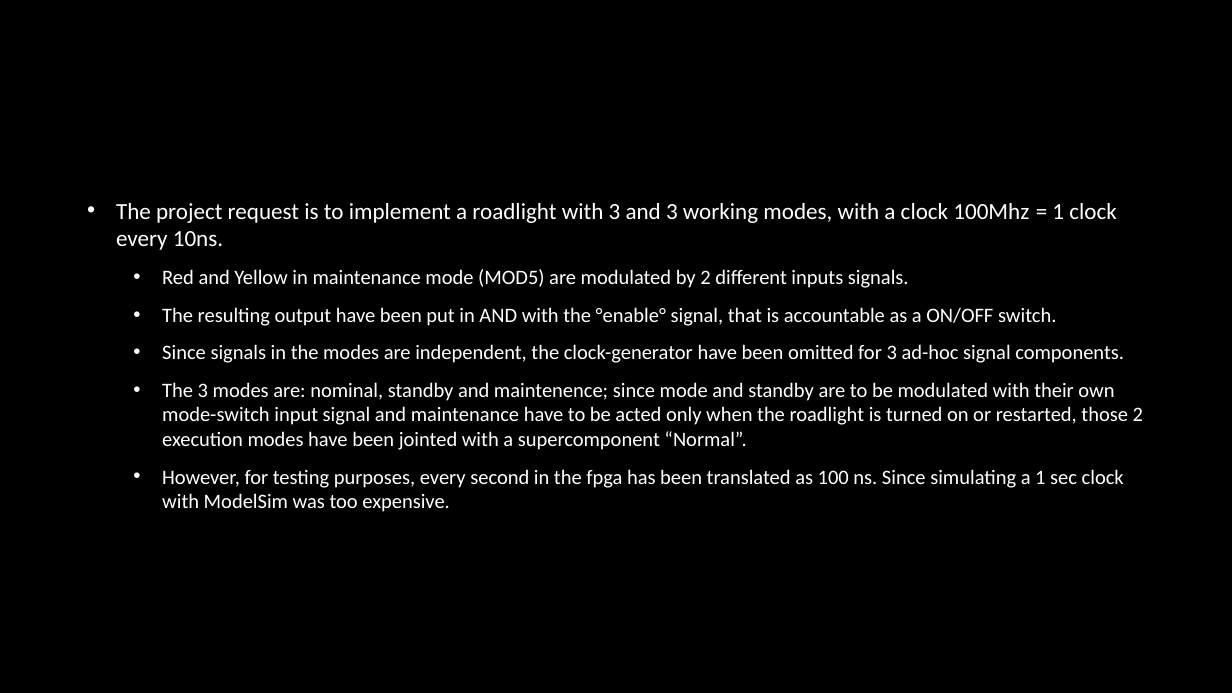
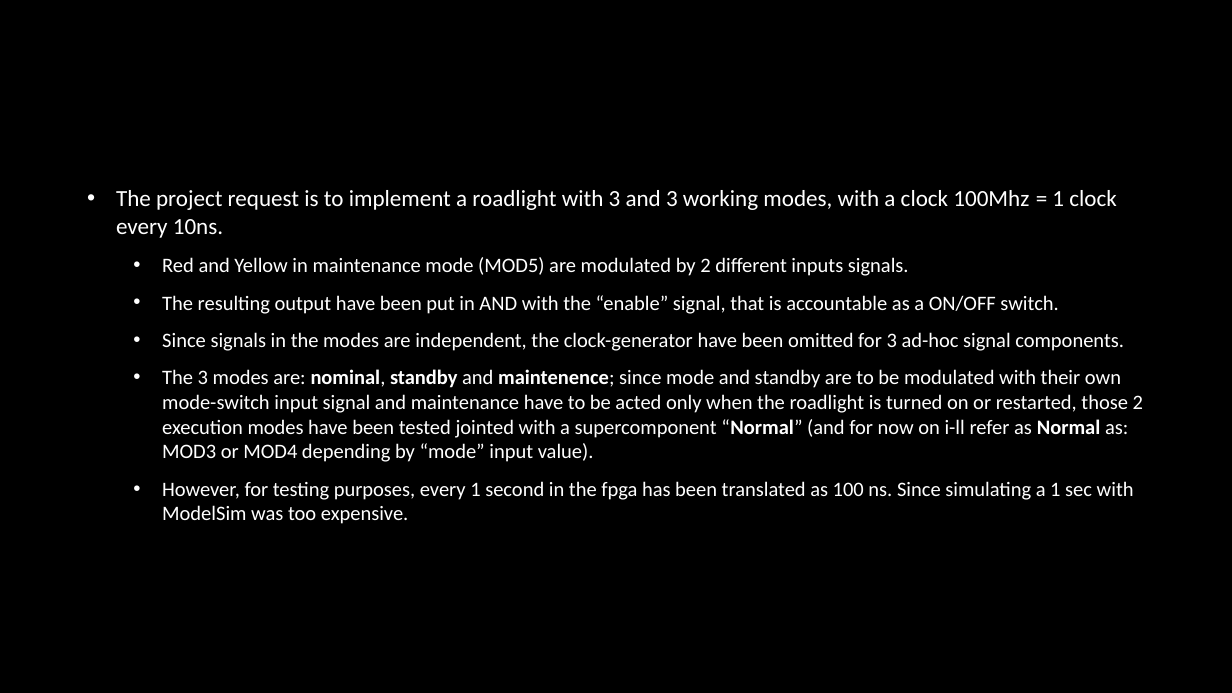
Before and after one commit to NanolathingStuff/Lab-XEM-6010-Project, a slide deck: slide 3 of Gruppo10_Silva.pptx. Drawn at 1232x693 pixels with LibreOffice and Linux fonts; fonts in the diff are those of the drawing; background and template pictures are left out. Boxes give left, top, right and bottom in pixels: in the first picture for what was removed or moved away, otherwise in the second. Text is boxed around its words. In the diff, an @@ line names an element or a change of style, - is before the commit and + after.

```diff
--- a/Gruppo10_Silva.pptx
+++ b/Gruppo10_Silva.pptx
@@ text at <box>162,295,1058,314</box>: text changed @@
-  • The resulting output have been put in AND with the °enable° signal, that is accountable as a ON/OFF switch.
+  • The resulting output have been put in AND with the “enable” signal, that is accountable as a ON/OFF switch.
@@ text at <box>162,369,1143,524</box>: text changed @@
-  • The 3 modes are: nominal, standby and maintenence; since mode and standby are to be modulated with their own mode-switch input signal and maintenance have to be acted only when the roadlight is turned on or restarted, those 2 execution modes have been jointed with a supercomponent “Normal”.
-  • However, for testing purposes, every second in the fpga has been translated as 100 ns. Since simulating a 1 sec clock with ModelSim was too expensive.
+  • The 3 modes are: nominal, standby and maintenence; since mode and standby are to be modulated with their own mode-switch input signal and maintenance have to be acted only when the roadlight is turned on or restarted, those 2 execution modes have been tested jointed with a supercomponent “Normal” (and for now on i-ll refer as Normal as: MOD3 or MOD4 depending by “mode” input value).
+  • However, for testing purposes, every 1 second in the fpga has been translated as 100 ns. Since simulating a 1 sec with ModelSim was too expensive.
```
Also in this commit, not shown: 2 other slides changed, 11 slides added, 11 slides removed, 33 other files.
